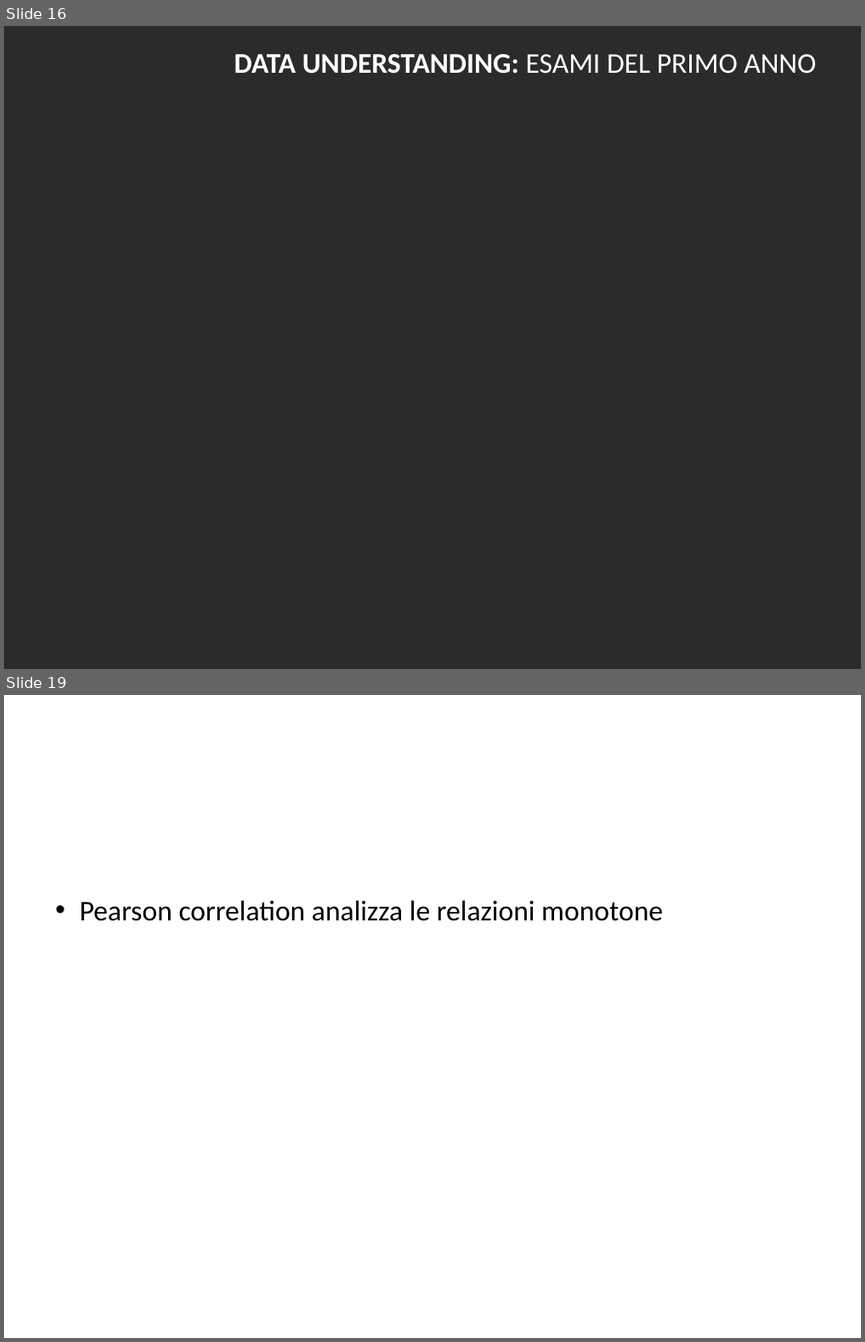
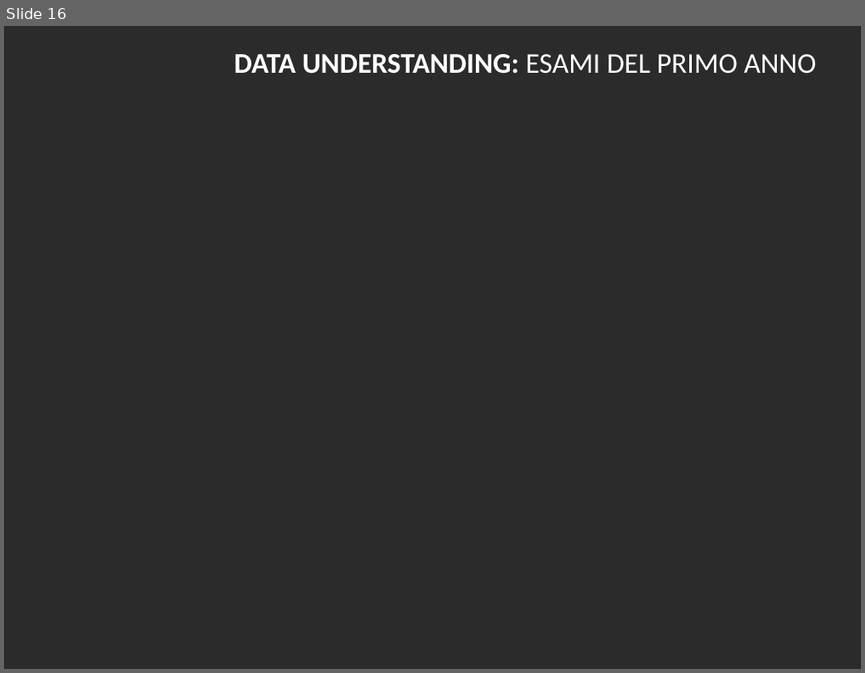
Before and after one commit to BlacknDecker/unifi, a slide deck: relazione.pptx. Shown one above the other, each under a label of ours: slides 16 and 19 before the commit, slide 16 after it; the slides between them are not shown. The pictures are 865x1342 and 865x673 pixels, drawn with LibreOffice and Linux fonts; fonts in the diff are those of the drawing; background and template pictures are left out; a plain dark background stands for a picture behind light text. Boxes give left, top, right and bottom in pixels: in the first picture for what was removed or moved away, otherwise in the second. Text is boxed around its words. In the diff, an @@ line names an element or a change of style, - is before the commit and + after.

```diff
--- a/relazione.pptx
+++ b/relazione.pptx
@@ slide 19 removed at <box>4,695,861,1338</box>, background #FFFFFF @@
@@ text removed at <box>80,900,663,921</box> @@
-• Pearson correlation analizza le relazioni monotone
```
Also in this commit, not shown: 2 slides changed, 4 slides added.
